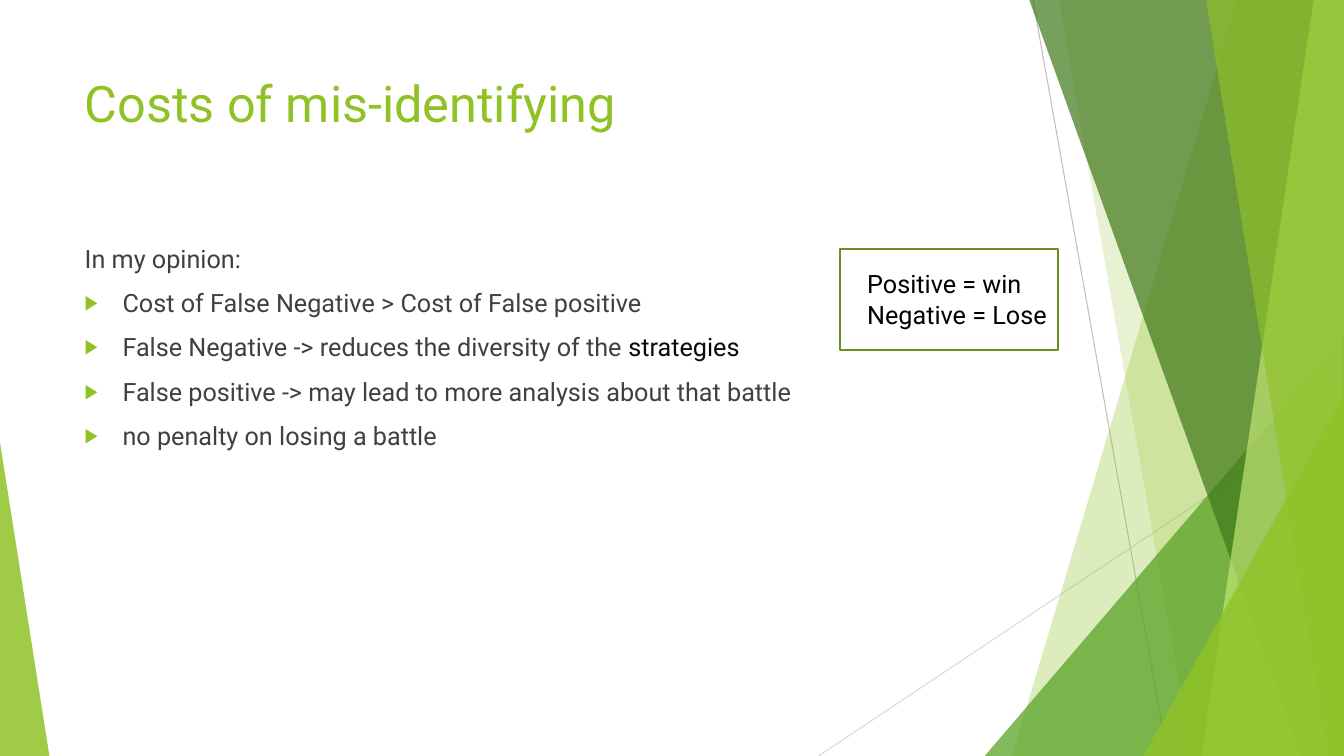
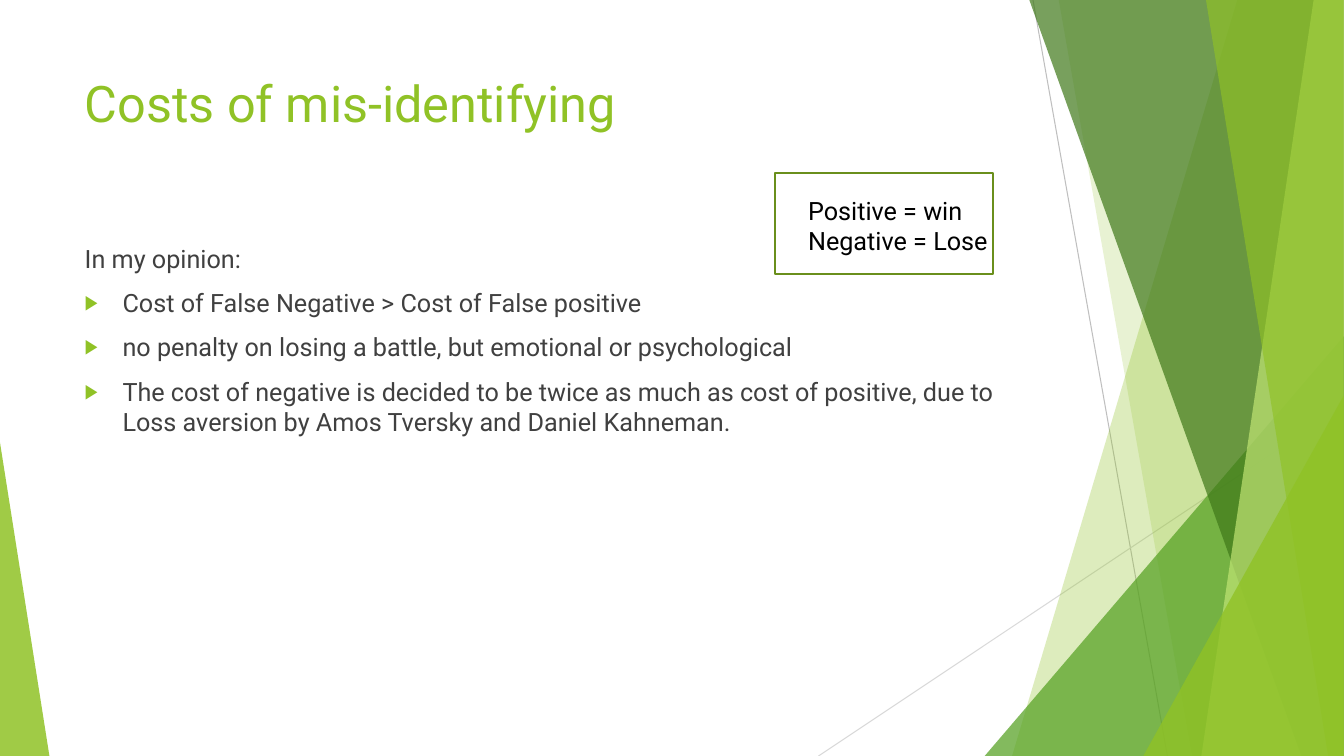
Before and after one commit to jackyman1997/pokemon, a slide deck: slide 6 of 3. classfier/classifier.pptx. Drawn at 1344x756 pixels with LibreOffice and Linux fonts; fonts in the diff are those of the drawing. Boxes give left, top, right and bottom in pixels: in the first picture for what was removed or moved away, otherwise in the second. Text is boxed around its words. In the diff, an @@ line names an element or a change of style, - is before the commit and + after.

Commit message:
ppt

```diff
--- a/3. classfier/classifier.pptx
+++ b/3. classfier/classifier.pptx
@@ rectangle: place and size @@
-rectangle at (840, 249, 1059, 350)
+rectangle at (774, 173, 993, 274)
@@ text "Positive = win": place and size @@
-text "Positive = win" at (867, 275, 1046, 330)
+text "Positive = win" at (808, 202, 987, 256)
@@ text at (123, 337, 993, 437): text changed @@
-▶ False Negative -> reduces the diversity of the strategies
-▶ False positive -> may lead to more analysis about that battle
-▶ no penalty on losing a battle
+▶ no penalty on losing a battle, but emotional or psychological
+▶ The cost of negative is decided to be twice as much as cost of positive, due to Loss aversion by Amos Tversky and Daniel Kahneman.
```
Also in this commit, not shown: 2 other slides changed, 16 slides added.
